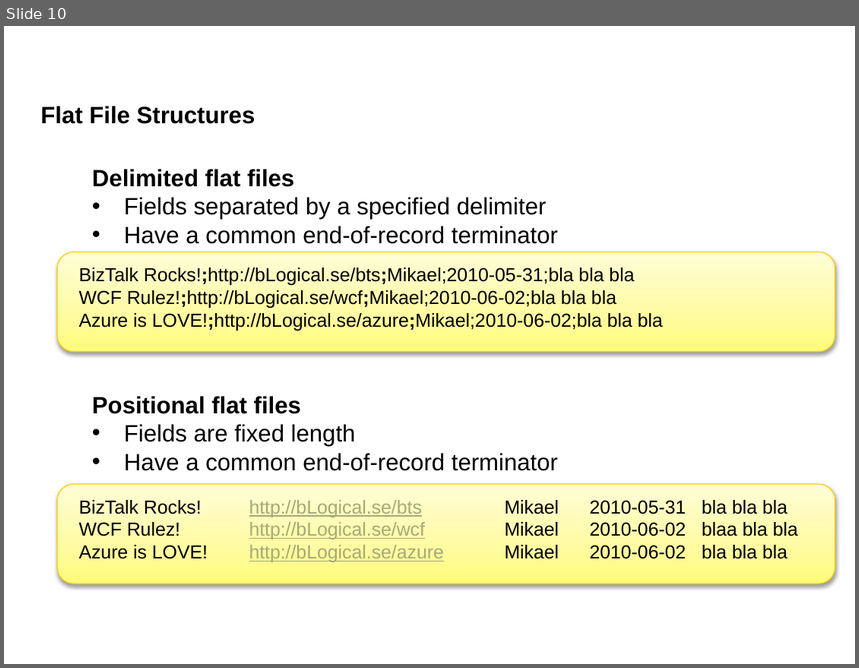
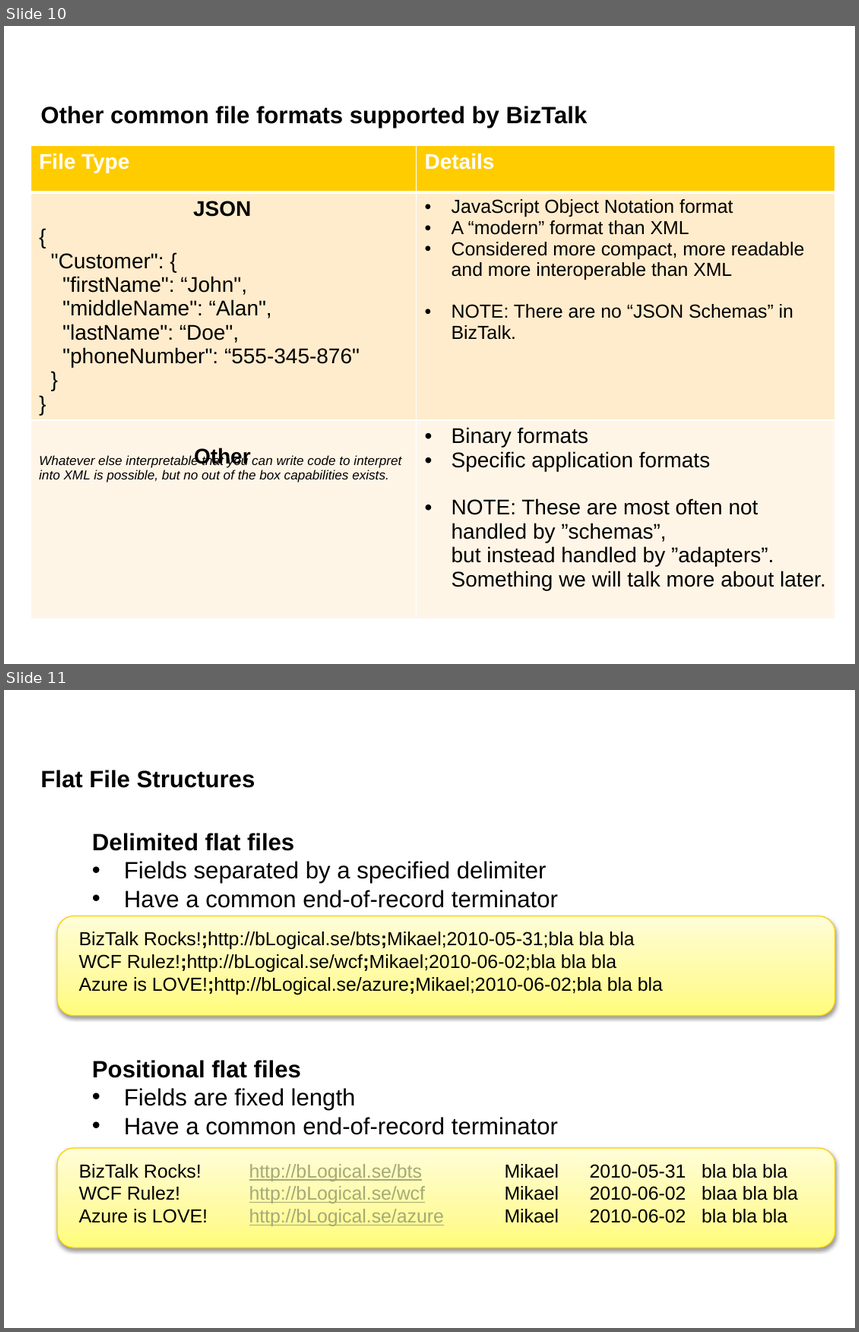
Before and after one commit to wmmihaa/BizTalk-Server---Developing-Integration-Solutions, a slide deck: Slides/Module 2 - Schemas.pptx. Shown one above the other, each under a label of ours: slide 10 before the commit, slides 10 and 11 after it. The pictures are 859x668 and 859x1332 pixels, drawn with LibreOffice and Linux fonts; fonts in the diff are those of the drawing. Boxes give left, top, right and bottom in pixels: in the first picture for what was removed or moved away, otherwise in the second. Text is boxed around its words. In the diff, an @@ line names an element or a change of style, - is before the commit and + after.

Commit message:
Added some old (but still valid) material from local disk and added json to the slides and as an optional lab in module 2. Also minor addition about a local service being available for Lab 8 description.

```diff
--- a/Slides/Module 2 - Schemas.pptx
+++ b/Slides/Module 2 - Schemas.pptx
@@ slide 10 added at <box>4,26,855,664</box>, background #FFFFFF @@
@@ title added at <box>40,106,588,128</box>, 20 pt, text #000000, bold @@
+Other common file formats supported by BizTalk
@@ table added at <box>31,146,835,649</box>, 3 rows, 2 columns @@
+File Type | Details
+{ / "Customer": { / "firstName": “John", / "middleName": “Alan", / "lastName": “Doe", / "phoneNumber": “555-345-876" / } / } | JavaScript Object Notation format / A “modern” format than XML / Considered more compact, more readable and more interoperable than XML / NOTE: There are no “JSON Schemas” in BizTalk.
+Whatever else interpretable that you can write code to interpret into XML is possible, but no out of the box capabilities exists. | Binary formats / Specific application formats / NOTE: These are most often not handled by ”schemas”, but instead handled by ”adapters”. Something we will talk more about later.
@@ text added at <box>193,201,251,217</box>, 18 pt, text #000000, bold @@
+JSON
@@ text added at <box>194,448,251,468</box>, 18 pt, text #000000, bold @@
+Other
@@ what was slide 10 is now slide 11 @@
```
Also in this commit, not shown: 1 slide changed, 7 other files.
